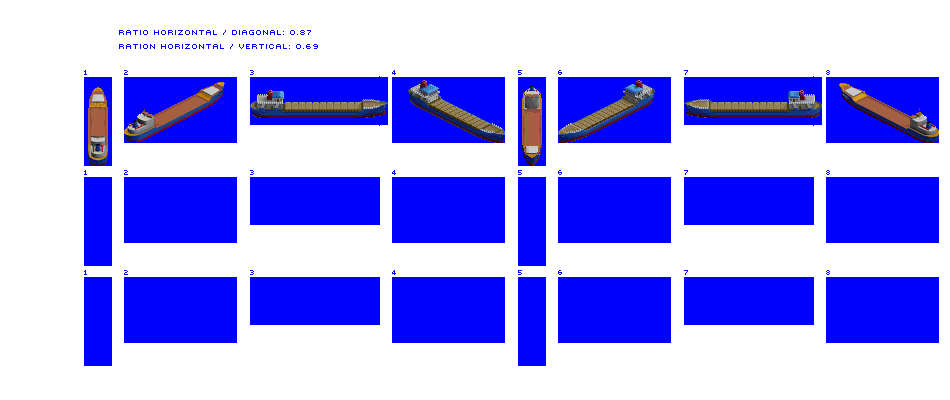
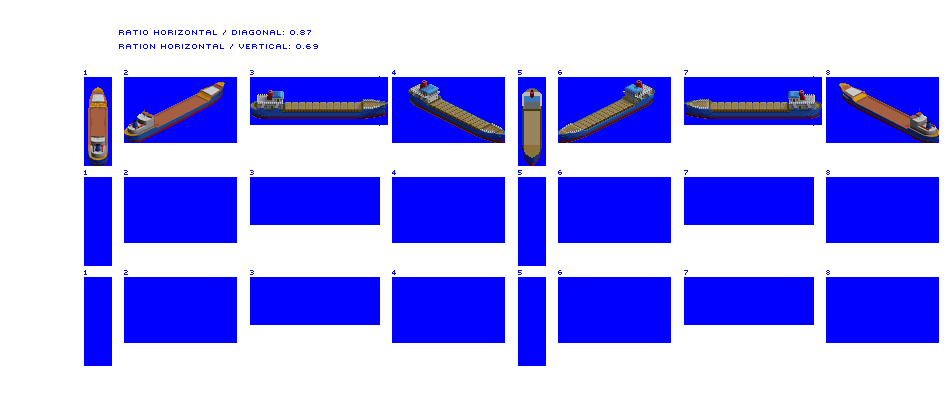
Layers edited between the first and the second 950×400 image:
painted on "Coaster" over [251, 86, 820, 158]
